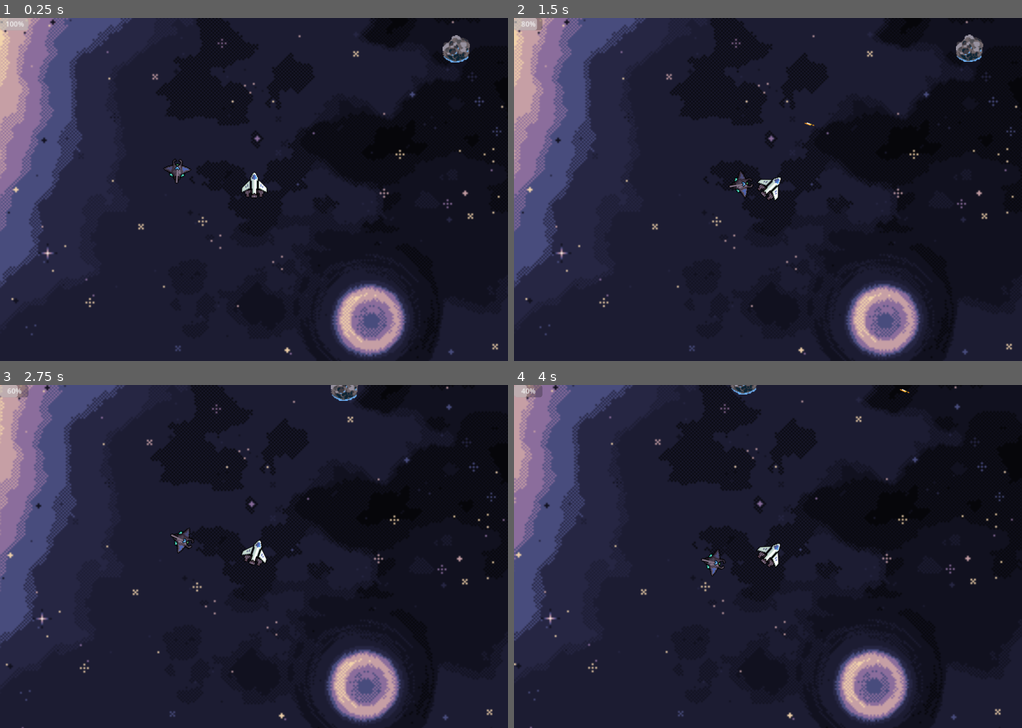
Above: before the commit, frames 1-4 (two rows, left to right).
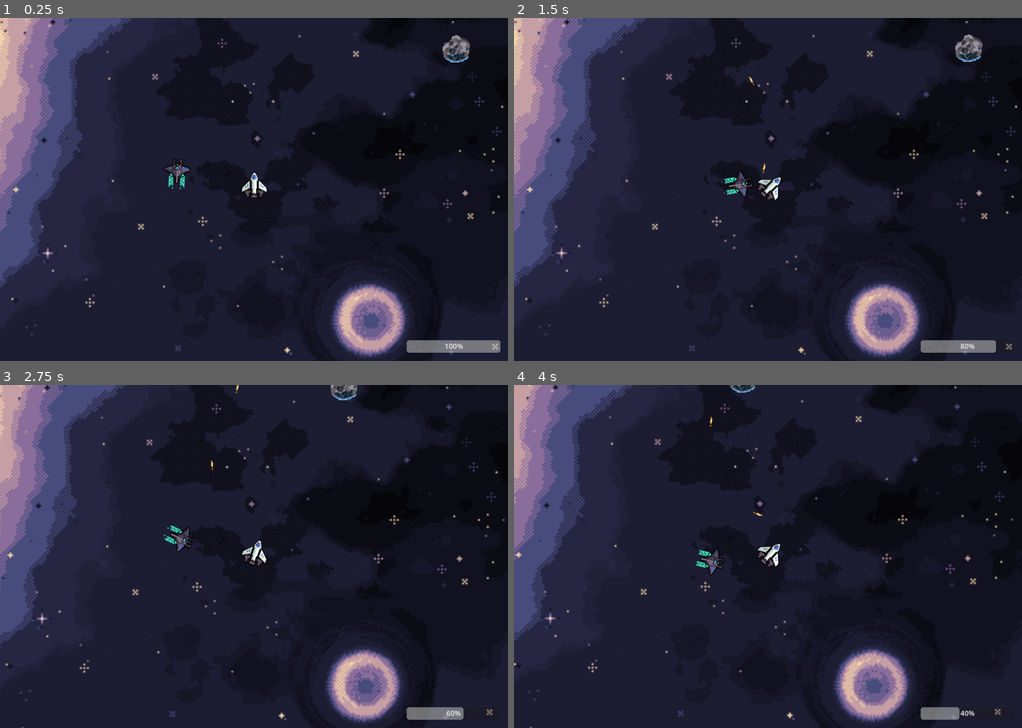
Above: after the commit, the same moments.

Repository: agatapias/void_scrapers
Game: Godot game, scene res://main.tscn
Same seed, same stepped clock (60 frames per second), same inputs: the game is played once before the commit and once after it.
Inputs:
- Up to frame 1 (0.25 s): no input
- Up to frame 2 (1.5 s): tap Enter at 0.5 s; hold Right (ui_right) 0.53-1.28 s; tap Space (shoot) at 0.6, 1.35 s; hold Left (ui_left) from 1.28 s (still down)
- Up to frame 3 (2.75 s): release Left (ui_left) at 2.03 s; hold Right (ui_right) from 2.03 s (still down); tap Space (shoot) at 2.1 s
- Up to frame 4 (4 s): release Right (ui_right) at 2.78 s; hold Up (ui_up) 2.78-3.53 s; tap Space (shoot) at 2.85, 3.6 s; hold Left (ui_left) from 3.53 s (still down)

The runs differ from the first frame. In frame 1, 0.8% of the frame differs, in the area x 0-99%, y 0-98%; in frame 2, 0.9%, in the area x 0-98%, y 0-98%; in frame 3, 0.8%; in frame 4, 0.8%.

Commit message:
enemy animations

Diff:
--- a/Scout.gd
+++ b/Scout.gd
@@ -1,10 +1,18 @@
 extends RigidBody2D
 
-var health: float = 100.0
+const MAX_HEALTH = 200
+const MIN_HEALTH = 0
+
 var target_speed = 50.0 # Desired speed in the direction of the target vector
 var acceleration_time = 1.0 # Time to reach the target speed
 
 var target: RigidBody2D
+
+var _health: float = MAX_HEALTH
+
+func _ready():
+	connect("body_entered", _on_body_entered)
+	#body_entered.connect(_on_body_entered)
 
 func _target_vector() -> Vector2:
 	return position.direction_to(target.position)
@@ -15,3 +23,40 @@
 	else:
 		var targetVector = _target_vector()
 		apply_impulse(targetVector)
+
+	if linear_velocity > Vector2.ZERO:
+		$AnimatedSprite2D.play()
+		$AnimatedSprite2D.animation = "go"
+	else:
+		$AnimatedSprite2D.stop()
+		if _health < 70:
+			$AnimatedSprite2D.animation = "damaged1"
+		elif _health < 50:
+			$AnimatedSprite2D.animation = "damaged2"
+		else:
+			$AnimatedSprite2D.animation = "default"
+
+func _on_body_entered(body: Node):
+	print("enemy _on_body_entered called")
+	print(body.name)
+	get_damage(10)
+
+	if _health <= 0:
+		$AnimatedSprite2D.play()
+		$AnimatedSprite2D.animation = "destruction"
+		var timer = Timer.new()
+		self.add_child(timer)
+
+		timer.connect("timeout", queue_free)
+		timer.set_wait_time(2)
+		timer.start()
+
+
+func set_health(health):
+	_health = clamp(health, MIN_HEALTH, MAX_HEALTH)
+	print("enemy health: ", _health)
+	#var health_bar = get_node("/root/Main/UILayer/HealthBar")
+	#health_bar.value = _health
+
+func get_damage(damage):
+	set_health(_health - damage)
--- a/bullet.gd
+++ b/bullet.gd
@@ -1,11 +1,10 @@
 extends RigidBody2D
 
 var speed = 750
-var thrust_vector = Vector2(0, -750)
+var thrust_vector = Vector2(0, -150)
 @onready var spaceship: RigidBody2D = get_node("../Spaceship")
 
 func _ready():
 	var vector = spaceship.global_transform.origin
 	var rotation = spaceship.global_transform.get_rotation()
-	print(vector)
 	apply_impulse(thrust_vector.rotated(rotation))
--- a/main.tscn
+++ b/main.tscn
@@ -9,6 +9,8 @@
 
 [sub_resource type="PhysicsMaterial" id="PhysicsMaterial_uyaiw"]
 bounce = 1.0
+
+[sub_resource type="Theme" id="Theme_mejk4"]
 
 [node name="Main" type="Node"]
 
@@ -33,8 +35,11 @@
 [node name="UILayer" type="CanvasLayer" parent="."]
 
 [node name="HealthBar" type="ProgressBar" parent="UILayer"]
-offset_right = 63.0
-offset_bottom = 27.0
+offset_left = 922.0
+offset_top = 731.0
+offset_right = 1135.0
+offset_bottom = 758.0
+theme = SubResource("Theme_mejk4")
 step = 1.0
 
 [node name="AudioStreamPlayer" type="AudioStreamPlayer" parent="."]
--- a/player_ship.gd
+++ b/player_ship.gd
@@ -14,7 +14,6 @@
 @onready var leftGunMarker = $LeftGunMarker
 
 func _ready():
-	print("ready called")
 	contact_monitor = true
 	max_contacts_reported = 10000
 	connect("body_entered", _on_body_entered)
@@ -57,6 +56,7 @@
 		shoot()
 
 func _on_body_entered(body):
+	print("_on_body_entered called")
 	get_damage(10)
 
 func set_health(health):
--- a/player_ship.tscn
+++ b/player_ship.tscn
@@ -2,9 +2,9 @@
 
 [ext_resource type="Script" path="res://player_ship.gd" id="1_co6cj"]
 [ext_resource type="PackedScene" uid="uid://v8rkx8a4n5et" path="res://bullet.tscn" id="2_0llbk"]
-[ext_resource type="Texture2D" uid="uid://s4nd8ma6uhla" path="res://ship-idle.png" id="2_irb5b"]
-[ext_resource type="Texture2D" uid="uid://diq3tsk7cf5jj" path="res://ship-small-fire.png" id="3_4ixnh"]
-[ext_resource type="Texture2D" uid="uid://vbprl7sodqjh" path="res://ship-medium-fire.png" id="4_i1kvx"]
+[ext_resource type="Texture2D" uid="uid://s4nd8ma6uhla" path="res://assets/sprites/ship/ship-idle.png" id="3_uyw8m"]
+[ext_resource type="Texture2D" uid="uid://diq3tsk7cf5jj" path="res://assets/sprites/ship/ship-small-fire.png" id="4_fwwna"]
+[ext_resource type="Texture2D" uid="uid://vbprl7sodqjh" path="res://assets/sprites/ship/ship-medium-fire.png" id="5_3e1ye"]
 [ext_resource type="AudioStream" uid="uid://bi0oyq0et1bxc" path="res://assets/sound_effects/thrusters_loopwav-14699.mp3" id="5_7lotv"]
 [ext_resource type="Script" path="res://EngineSoundEffect.gd" id="6_pkvdw"]
 
@@ -12,7 +12,7 @@
 animations = [{
 "frames": [{
 "duration": 1.0,
-"texture": ExtResource("2_irb5b")
+"texture": ExtResource("3_uyw8m")
 }],
 "loop": true,
 "name": &"default",
@@ -20,10 +20,10 @@
 }, {
 "frames": [{
 "duration": 1.0,
-"texture": ExtResource("3_4ixnh")
+"texture": ExtResource("4_fwwna")
 }, {
 "duration": 1.0,
-"texture": ExtResource("4_i1kvx")
+"texture": ExtResource("5_3e1ye")
 }],
 "loop": true,
 "name": &"go",
--- a/scout.tscn
+++ b/scout.tscn
@@ -1,10 +1,105 @@
-[gd_scene load_steps=4 format=3 uid="uid://c5sx8syk8thbt"]
+[gd_scene load_steps=21 format=3 uid="uid://c5sx8syk8thbt"]
 
 [ext_resource type="Script" path="res://Scout.gd" id="1_w0lks"]
 [ext_resource type="Texture2D" uid="uid://cdr163wh6effn" path="res://assets/sprites/enemies/scout/Nautolan Ship - Scout - Base.png" id="2_anj6m"]
+[ext_resource type="Texture2D" uid="uid://cqtff2e0lgvpy" path="res://assets/sprites/enemies/scout/destruction/des1.png" id="3_u62hu"]
+[ext_resource type="Texture2D" uid="uid://davvjrf6flrwi" path="res://assets/sprites/enemies/scout/destruction/des2.png" id="4_dxk40"]
+[ext_resource type="Texture2D" uid="uid://u53jp54gn6jq" path="res://assets/sprites/enemies/scout/destruction/des3.png" id="5_o4kr7"]
+[ext_resource type="Texture2D" uid="uid://cul7wbs08cmmc" path="res://assets/sprites/enemies/scout/destruction/des4.png" id="6_q5l7f"]
+[ext_resource type="Texture2D" uid="uid://g4idy1s3ytba" path="res://assets/sprites/enemies/scout/destruction/des5.png" id="7_trbya"]
+[ext_resource type="Texture2D" uid="uid://d0skjxrr0idxv" path="res://assets/sprites/enemies/scout/destruction/des6.png" id="8_ellb5"]
+[ext_resource type="Texture2D" uid="uid://dsmqc5wwt6l5o" path="res://assets/sprites/enemies/scout/destruction/des7.png" id="9_cpxys"]
+[ext_resource type="Texture2D" uid="uid://ccrgt6csj62q6" path="res://assets/sprites/enemies/scout/destruction/des8.png" id="10_wkne2"]
+[ext_resource type="Texture2D" uid="uid://erna66k366ta" path="res://assets/sprites/enemies/scout/1.png" id="11_t0kyt"]
+[ext_resource type="Texture2D" uid="uid://dav4hlo5k8t2a" path="res://assets/sprites/enemies/scout/2.png" id="12_e8go2"]
+[ext_resource type="Texture2D" uid="uid://rbdqvinjcrte" path="res://assets/sprites/enemies/scout/3.png" id="13_dsj2i"]
+[ext_resource type="Texture2D" uid="uid://bi6831dh4q4iu" path="res://assets/sprites/enemies/scout/4.png" id="14_rh8mh"]
+[ext_resource type="Texture2D" uid="uid://cjlt6faaithtu" path="res://assets/sprites/enemies/scout/5.png" id="15_8v2su"]
+[ext_resource type="Texture2D" uid="uid://b11mbojvlrtkr" path="res://assets/sprites/enemies/scout/6.png" id="16_giwhi"]
+[ext_resource type="Texture2D" uid="uid://co2vdqbifj6hc" path="res://assets/sprites/enemies/scout/7.png" id="17_ui0hl"]
+[ext_resource type="Texture2D" uid="uid://dge0ebu0wf0n5" path="res://assets/sprites/enemies/scout/8.png" id="18_u7epi"]
 
 [sub_resource type="CircleShape2D" id="CircleShape2D_ypial"]
 radius = 13.0384
+
+[sub_resource type="SpriteFrames" id="SpriteFrames_afg4u"]
+animations = [{
+"frames": [{
+"duration": 1.0,
+"texture": ExtResource("3_u62hu")
+}],
+"loop": true,
+"name": &"damaged1",
+"speed": 5.0
+}, {
+"frames": [{
+"duration": 1.0,
+"texture": ExtResource("4_dxk40")
+}],
+"loop": true,
+"name": &"damaged2",
+"speed": 5.0
+}, {
+"frames": [{
+"duration": 1.0,
+"texture": ExtResource("2_anj6m")
+}],
+"loop": true,
+"name": &"default",
+"speed": 5.0
+}, {
+"frames": [{
+"duration": 1.0,
+"texture": ExtResource("5_o4kr7")
+}, {
+"duration": 1.0,
+"texture": ExtResource("6_q5l7f")
+}, {
+"duration": 1.0,
+"texture": ExtResource("7_trbya")
+}, {
+"duration": 1.0,
+"texture": ExtResource("8_ellb5")
+}, {
+"duration": 1.0,
+"texture": ExtResource("9_cpxys")
+}, {
+"duration": 1.0,
+"texture": ExtResource("10_wkne2")
+}],
+"loop": true,
+"name": &"destruction",
+"speed": 5.0
+}, {
+"frames": [{
+"duration": 1.0,
+"texture": ExtResource("11_t0kyt")
+}, {
+"duration": 1.0,
+"texture": ExtResource("12_e8go2")
+}, {
+"duration": 1.0,
+"texture": ExtResource("13_dsj2i")
+}, {
+"duration": 1.0,
+"texture": ExtResource("14_rh8mh")
+}, {
+"duration": 1.0,
+"texture": ExtResource("15_8v2su")
+}, {
+"duration": 1.0,
+"texture": ExtResource("16_giwhi")
+}, {
+"duration": 1.0,
+"texture": ExtResource("17_ui0hl")
+}, {
+"duration": 1.0,
+"texture": ExtResource("18_u7epi")
+}],
+"loop": true,
+"name": &"go",
+"speed": 5.0
+}]
 
 [node name="Scout" type="RigidBody2D" groups=["Scout"]]
 position = Vector2(-89, -25)
@@ -18,3 +113,9 @@
 [node name="CollisionShape2D" type="CollisionShape2D" parent="."]
 position = Vector2(0, 3)
 shape = SubResource("CircleShape2D_ypial")
+
+[node name="AnimatedSprite2D" type="AnimatedSprite2D" parent="."]
+sprite_frames = SubResource("SpriteFrames_afg4u")
+animation = &"go"
+
+[connection signal="body_entered" from="." to="." method="_on_body_entered"]
Binary file changed: assets/sprites/bullet/bullet1.png
Binary file added: assets/sprites/enemies/scout/destruction/des1.png
Not shown, added: assets/sprites/enemies/scout/destruction/des1.png.import
Binary file added: assets/sprites/enemies/scout/destruction/des2.png
Not shown, added: assets/sprites/enemies/scout/destruction/des2.png.import
Binary file added: assets/sprites/enemies/scout/destruction/des3.png
Not shown, added: assets/sprites/enemies/scout/destruction/des3.png.import
Binary file added: assets/sprites/enemies/scout/destruction/des4.png
Not shown, added: assets/sprites/enemies/scout/destruction/des4.png.import
Binary file added: assets/sprites/enemies/scout/destruction/des5.png
Not shown, added: assets/sprites/enemies/scout/destruction/des5.png.import
Binary file added: assets/sprites/enemies/scout/destruction/des6.png
(and 14 more such lines)
